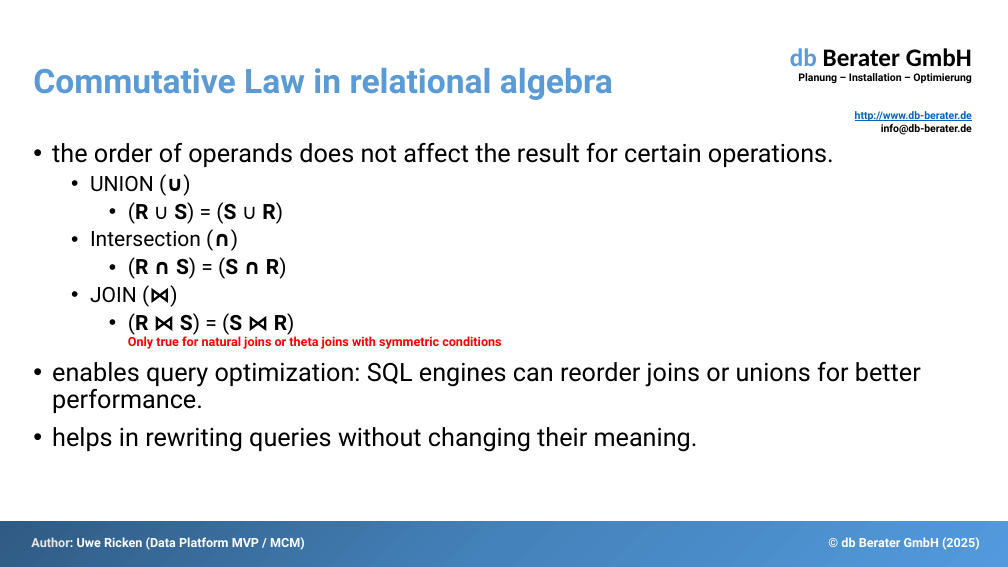
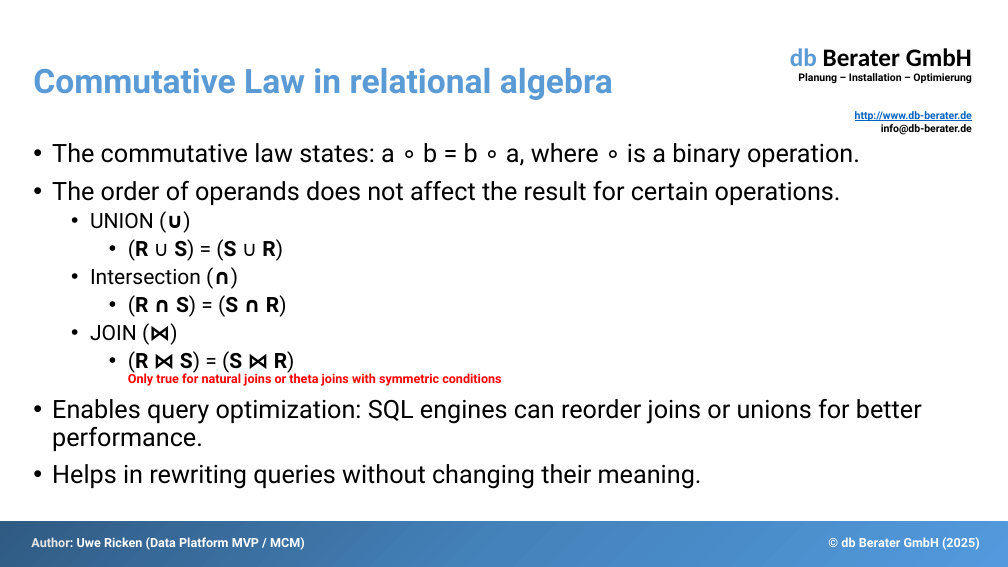
Before and after one commit to db-berater/Debunk-Myths-about-CTE, a slide deck: slide 20 of 01 - Documents and Preparation/Debunk Myths About CTE.pptx (slide 19 before the commit). Drawn at 1008x567 pixels with LibreOffice and Linux fonts; fonts in the diff are those of the drawing. Boxes give left, top, right and bottom in pixels: in the first picture for what was removed or moved away, otherwise in the second. Text is boxed around its words. In the diff, an @@ line names an element or a change of style, - is before the commit and + after.

```diff
--- a/01 - Documents and Preparation/Debunk Myths About CTE.pptx
+++ b/01 - Documents and Preparation/Debunk Myths About CTE.pptx
@@ text at (52,143,860,205): text changed @@
-• the order of operands does not affect the result for certain operations.
+• The commutative law states: a ∘ b = b ∘ a, where ∘ is a binary operation.
+• The order of operands does not affect the result for certain operations.
@@ text at (52,399,922,489): text changed @@
-• enables query optimization: SQL engines can reorder joins or unions for better performance.
-• helps in rewriting queries without changing their meaning.
+• Enables query optimization: SQL engines can reorder joins or unions for better performance.
+• Helps in rewriting queries without changing their meaning.
```
Also in this commit, not shown: 5 slides added, 1 slide removed, 10 other files.
